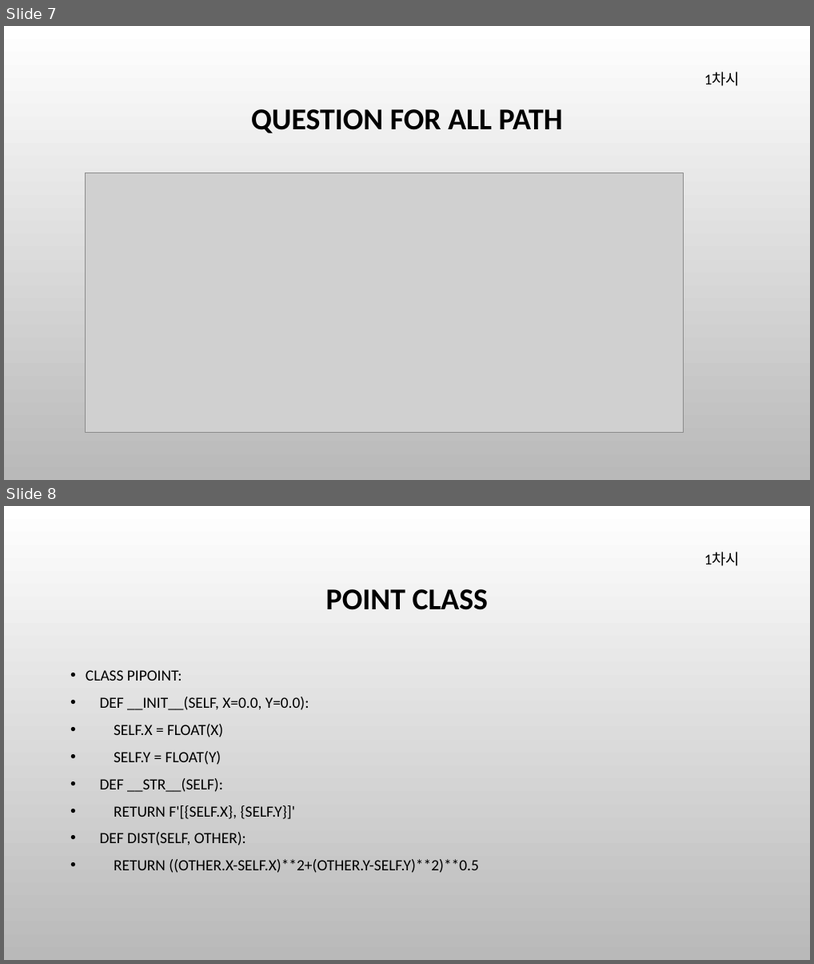
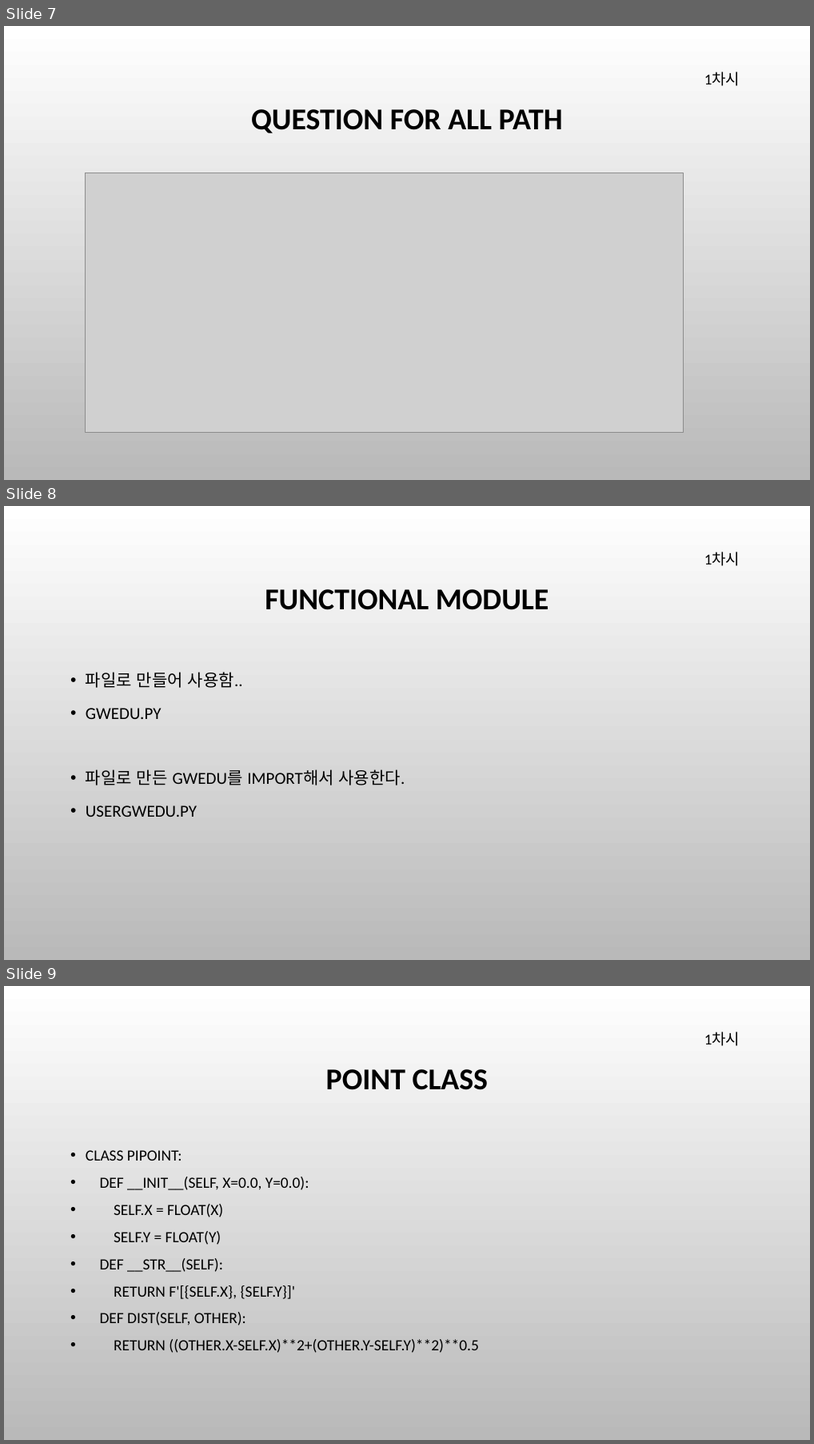
Before and after one commit to cute93/2020_sw_teacher, a slide deck: SW선도교원 연수.pptx. Shown one above the other, each under a label of ours: slides 7 and 8 before the commit, slides 7, 8 and 9 after it. The pictures are 814x964 and 814x1444 pixels, drawn with LibreOffice and Linux fonts; fonts in the diff are those of the drawing; grey boxes stand for pictures; background and template pictures are left out. Boxes give left, top, right and bottom in pixels: in the first picture for what was removed or moved away, otherwise in the second. Text is boxed around its words. In the diff, an @@ line names an element or a change of style, - is before the commit and + after.

```diff
--- a/SW선도교원 연수.pptx
+++ b/SW선도교원 연수.pptx
@@ slide 8 added at <box>4,506,810,960</box>, background picture (left out) @@
@@ text added at <box>705,552,740,566</box>, 18 pt, text #000000 @@
+1차시
@@ title added at <box>265,589,549,610</box>, 36 pt, text #000000, bold @@
+FUNCTIONAL MODULE
@@ text added at <box>86,672,406,816</box>, 20 pt, text #000000 @@
+• 파일로 만들어 사용함..
+• GWEDU.PY
+• 파일로 만든 GWEDU를 IMPORT해서 사용한다.
+• USERGWEDU.PY
@@ what was slide 8 is now slide 9 @@
```
Also in this commit, not shown: 2 slides changed, 1 other slide added, 1 slide removed, 4 other files.
